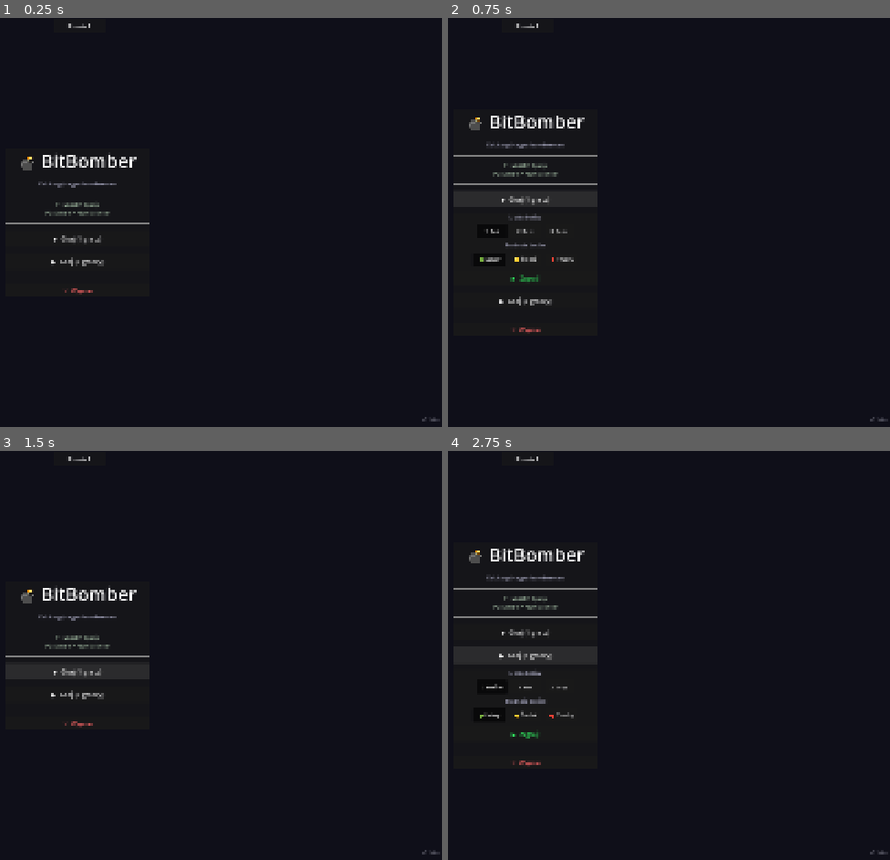
Above: before the commit, frames 1-4 (two rows, left to right).
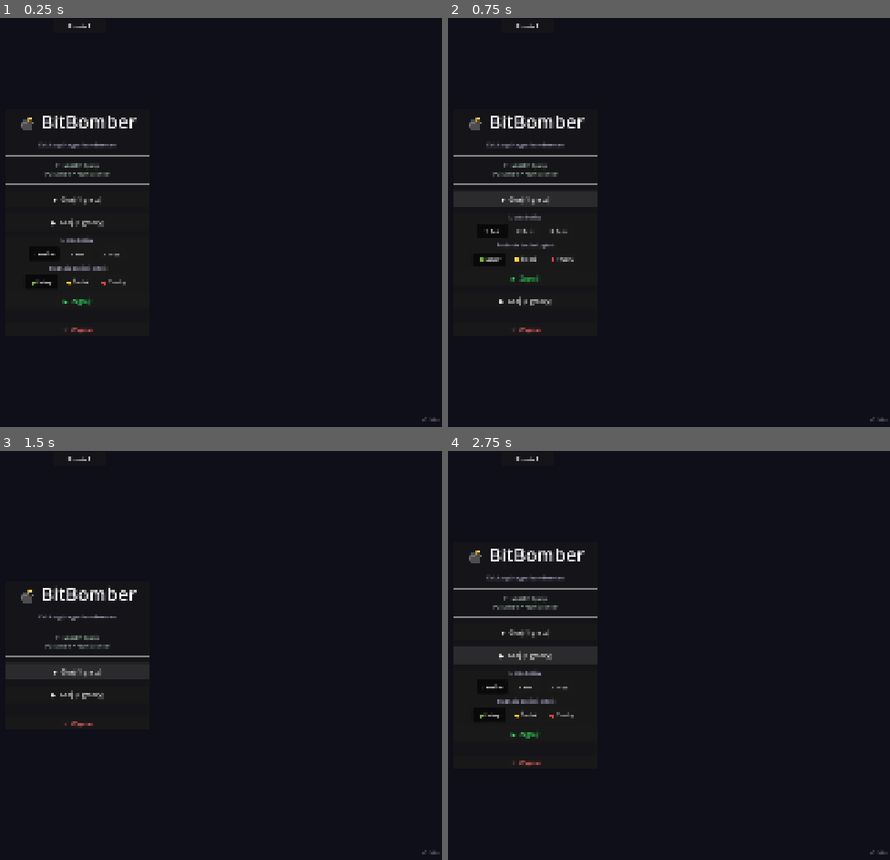
Above: after the commit, the same moments.

Repository: DaVideX12324/BitBomber
Game: Godot game, scene res://scenes/game.tscn
The game is run twice, just before and just after one commit, with the same random seed, the same clock (stepped at 60 frames per second) and the same inputs.
Inputs:
- Up to frame 1 (0.25 s): no input
- Up to frame 2 (0.75 s): click "▶ Graj (1 gracz)" at 0.5 s
- Up to frame 3 (1.5 s): click "▶ Graj (1 gracz)" at 1.25 s
- Up to frame 4 (2.75 s): click "▶ Graj (2 graczy)" at 2 s

The runs differ from the first frame. In frame 1, 2.5% of the frame differs, in the area x 1-34%, y 23-78%; in frame 2, less than 0.1%; in frame 3, nothing differs; in frame 4, less than 0.1%.

Commit message:
Update main_menu.tscn

Diff:
--- a/scenes/ui/main_menu.tscn
+++ b/scenes/ui/main_menu.tscn
@@ -57,7 +57,8 @@
 layout_mode = 2
 theme_override_colors/font_color = Color(0.65, 0.75, 0.65, 1)
 theme_override_font_sizes/font_size = 13
-text = "P1: WASD + Spacja\nP2: Strzałki + Num0 / Enter"
+text = "P1: WASD + Spacja
+P2: Strzałki + Num0 / Enter"
 horizontal_alignment = 1
 
 [node name="Sep2" type="HSeparator" parent="Center/Panel/VBox" unique_id=1925169792]
@@ -93,29 +94,29 @@
 custom_minimum_size = Vector2(80, 36)
 layout_mode = 2
 theme_override_font_sizes/font_size = 14
+toggle_mode = true
+button_pressed = true
 text = "1 Bot"
-toggle_mode = true
-button_pressed = true
 
 [node name="Bot1P_2" type="Button" parent="Center/Panel/VBox/Panel1P/VBox1P/HBox1P" unique_id=1864410728]
 custom_minimum_size = Vector2(80, 36)
 layout_mode = 2
 theme_override_font_sizes/font_size = 14
+toggle_mode = true
 text = "2 Boty"
-toggle_mode = true
 
 [node name="Bot1P_3" type="Button" parent="Center/Panel/VBox/Panel1P/VBox1P/HBox1P" unique_id=211343684]
 custom_minimum_size = Vector2(80, 36)
 layout_mode = 2
 theme_override_font_sizes/font_size = 14
+toggle_mode = true
 text = "3 Boty"
-toggle_mode = true
 
 [node name="DiffLabel1P" type="Label" parent="Center/Panel/VBox/Panel1P/VBox1P" unique_id=100000001]
 layout_mode = 2
 theme_override_colors/font_color = Color(0.7, 0.7, 0.8, 1)
 theme_override_font_sizes/font_size = 13
-text = "Trudność botów:"
+text = "Trudność botów i pytań:"
 horizontal_alignment = 1
 
 [node name="HBoxDiff1P" type="HBoxContainer" parent="Center/Panel/VBox/Panel1P/VBox1P" unique_id=100000002]
@@ -127,28 +128,28 @@
 custom_minimum_size = Vector2(88, 36)
 layout_mode = 2
 theme_override_font_sizes/font_size = 13
+toggle_mode = true
+button_pressed = true
 text = "🟢 Łatwy"
-toggle_mode = true
-button_pressed = true
 
 [node name="Diff1P_Medium" type="Button" parent="Center/Panel/VBox/Panel1P/VBox1P/HBoxDiff1P" unique_id=100000004]
 custom_minimum_size = Vector2(88, 36)
 layout_mode = 2
 theme_override_font_sizes/font_size = 13
+toggle_mode = true
 text = "🟡 Średni"
-toggle_mode = true
 
 [node name="Diff1P_Hard" type="Button" parent="Center/Panel/VBox/Panel1P/VBox1P/HBoxDiff1P" unique_id=100000005]
 custom_minimum_size = Vector2(88, 36)
 layout_mode = 2
 theme_override_font_sizes/font_size = 13
+toggle_mode = true
 text = "🔴 Trudny"
-toggle_mode = true
 
 [node name="BtnStart1P" type="Button" parent="Center/Panel/VBox/Panel1P/VBox1P" unique_id=100000006]
 custom_minimum_size = Vector2(0, 42)
 layout_mode = 2
-theme_override_colors/font_color = Color(0.2, 1.0, 0.4, 1)
+theme_override_colors/font_color = Color(0.2, 1, 0.4, 1)
 theme_override_font_sizes/font_size = 16
 text = "▶  Zagraj!"
 
@@ -159,7 +160,6 @@
 text = "▶  Graj (2 graczy)"
 
 [node name="Panel2P" type="PanelContainer" parent="Center/Panel/VBox" unique_id=1806719920]
-visible = false
 layout_mode = 2
 
 [node name="VBox2P" type="VBoxContainer" parent="Center/Panel/VBox/Panel2P" unique_id=1152984982]
@@ -182,29 +182,29 @@
 custom_minimum_size = Vector2(80, 36)
 layout_mode = 2
 theme_override_font_sizes/font_size = 14
+toggle_mode = true
+button_pressed = true
 text = "0 Botów"
-toggle_mode = true
-button_pressed = true
 
 [node name="Bot2P_1" type="Button" parent="Center/Panel/VBox/Panel2P/VBox2P/HBox2P" unique_id=486921655]
 custom_minimum_size = Vector2(80, 36)
 layout_mode = 2
 theme_override_font_sizes/font_size = 14
+toggle_mode = true
 text = "1 Bot"
-toggle_mode = true
 
 [node name="Bot2P_2" type="Button" parent="Center/Panel/VBox/Panel2P/VBox2P/HBox2P" unique_id=1886455927]
 custom_minimum_size = Vector2(80, 36)
 layout_mode = 2
 theme_override_font_sizes/font_size = 14
+toggle_mode = true
 text = "2 Boty"
-toggle_mode = true
 
 [node name="DiffLabel2P" type="Label" parent="Center/Panel/VBox/Panel2P/VBox2P" unique_id=100000011]
 layout_mode = 2
 theme_override_colors/font_color = Color(0.7, 0.7, 0.8, 1)
 theme_override_font_sizes/font_size = 13
-text = "Trudność botów:"
+text = "Trudność botów i pytań:"
 horizontal_alignment = 1
 
 [node name="HBoxDiff2P" type="HBoxContainer" parent="Center/Panel/VBox/Panel2P/VBox2P" unique_id=100000012]
@@ -216,28 +216,28 @@
 custom_minimum_size = Vector2(88, 36)
 layout_mode = 2
 theme_override_font_sizes/font_size = 13
+toggle_mode = true
+button_pressed = true
 text = "🟢 Łatwy"
-toggle_mode = true
-button_pressed = true
 
 [node name="Diff2P_Medium" type="Button" parent="Center/Panel/VBox/Panel2P/VBox2P/HBoxDiff2P" unique_id=100000014]
 custom_minimum_size = Vector2(88, 36)
 layout_mode = 2
 theme_override_font_sizes/font_size = 13
+toggle_mode = true
 text = "🟡 Średni"
-toggle_mode = true
 
 [node name="Diff2P_Hard" type="Button" parent="Center/Panel/VBox/Panel2P/VBox2P/HBoxDiff2P" unique_id=100000015]
 custom_minimum_size = Vector2(88, 36)
 layout_mode = 2
 theme_override_font_sizes/font_size = 13
+toggle_mode = true
 text = "🔴 Trudny"
-toggle_mode = true
 
 [node name="BtnStart2P" type="Button" parent="Center/Panel/VBox/Panel2P/VBox2P" unique_id=100000016]
 custom_minimum_size = Vector2(0, 42)
 layout_mode = 2
-theme_override_colors/font_color = Color(0.2, 1.0, 0.4, 1)
+theme_override_colors/font_color = Color(0.2, 1, 0.4, 1)
 theme_override_font_sizes/font_size = 16
 text = "▶  Zagraj!"
 
